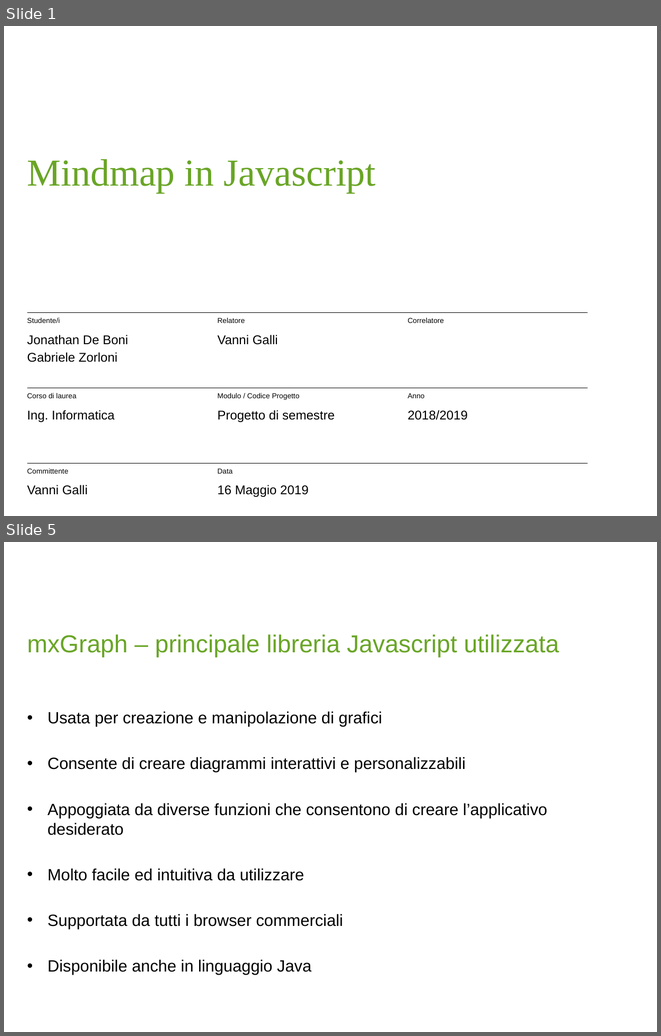
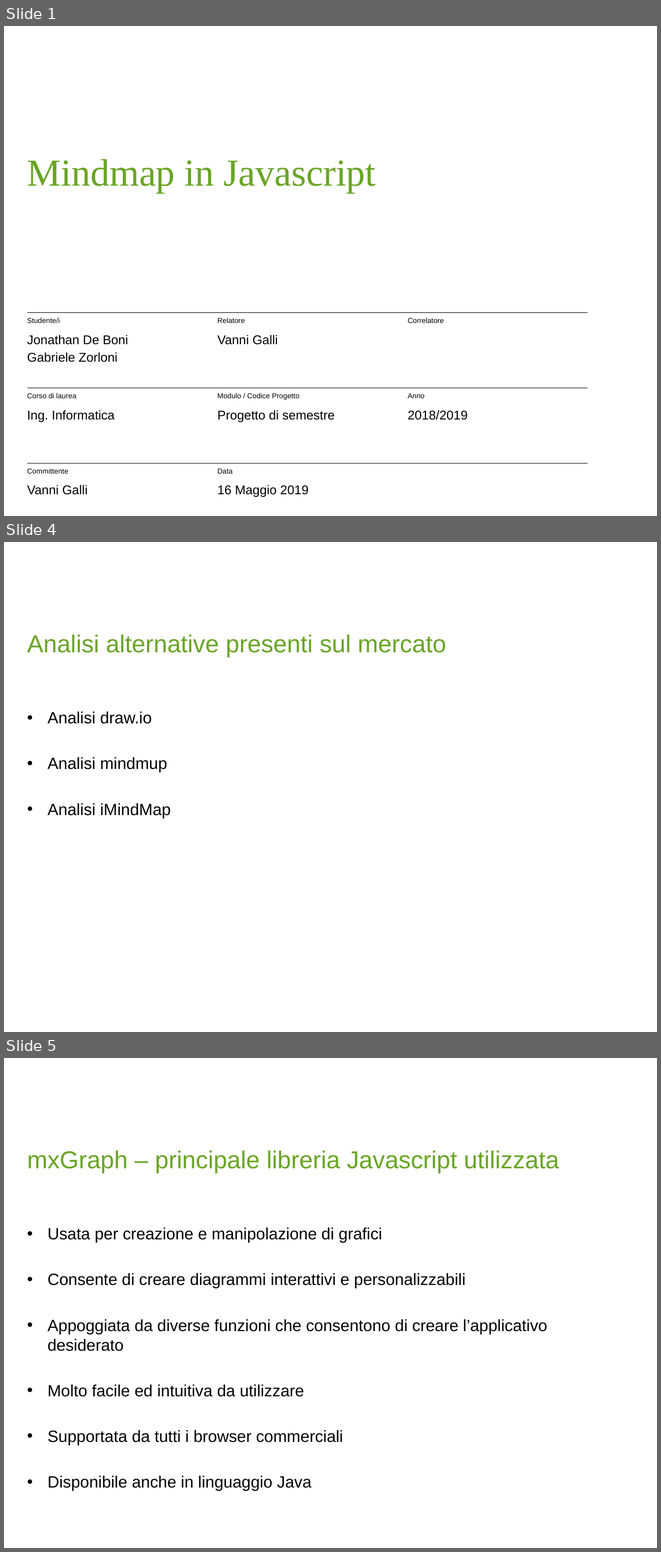
Before and after one commit to debonijonathan/ProgettoDiSemestre, a slide deck: presentazione/Presentazione_Progetti_di_Dipl.pptx. Shown one above the other, each under a label of ours: slides 1 and 5 before the commit, slides 1, 4 and 5 after it; the slides between them are not shown. The pictures are 661x1036 and 661x1552 pixels, drawn with LibreOffice and Linux fonts; fonts in the diff are those of the drawing; background and template pictures are left out. Boxes give left, top, right and bottom in pixels: in the first picture for what was removed or moved away, otherwise in the second. Text is boxed around its words. In the diff, an @@ line names an element or a change of style, - is before the commit and + after.

```diff
--- a/presentazione/Presentazione_Progetti_di_Dipl.pptx
+++ b/presentazione/Presentazione_Progetti_di_Dipl.pptx
@@ slide 4 added at [4,542,657,1032], background #FFFFFF @@
@@ text added at [27,634,446,658], 27 pt, text #69A526 @@
+Analisi alternative presenti sul mercato
@@ text added at [47,711,170,818], 18 pt, text #000000 @@
+• Analisi draw.io
+• Analisi mindmup
+• Analisi iMindMap
```
Also in this commit, not shown: 3 slides changed, 1 other slide added, 1 slide removed, 3 other files.
